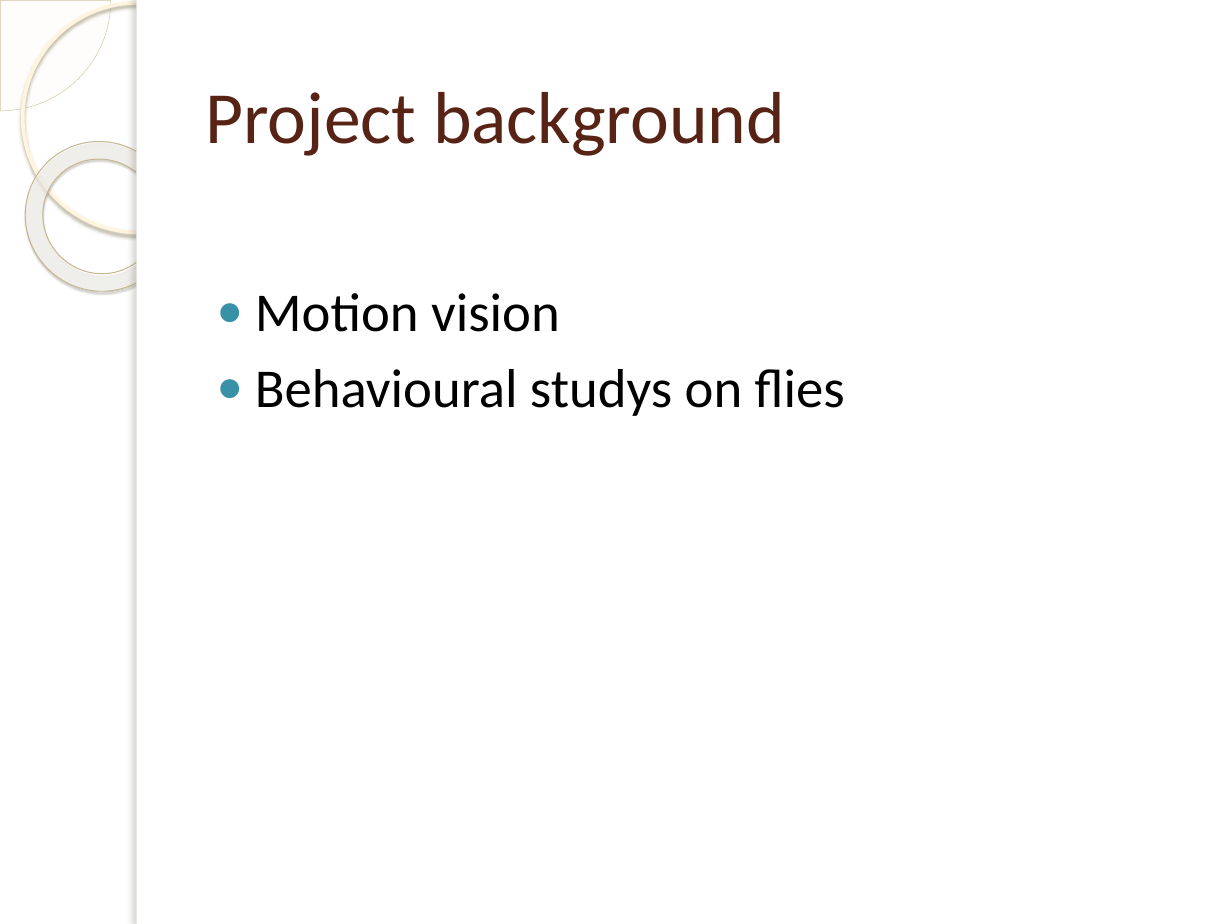
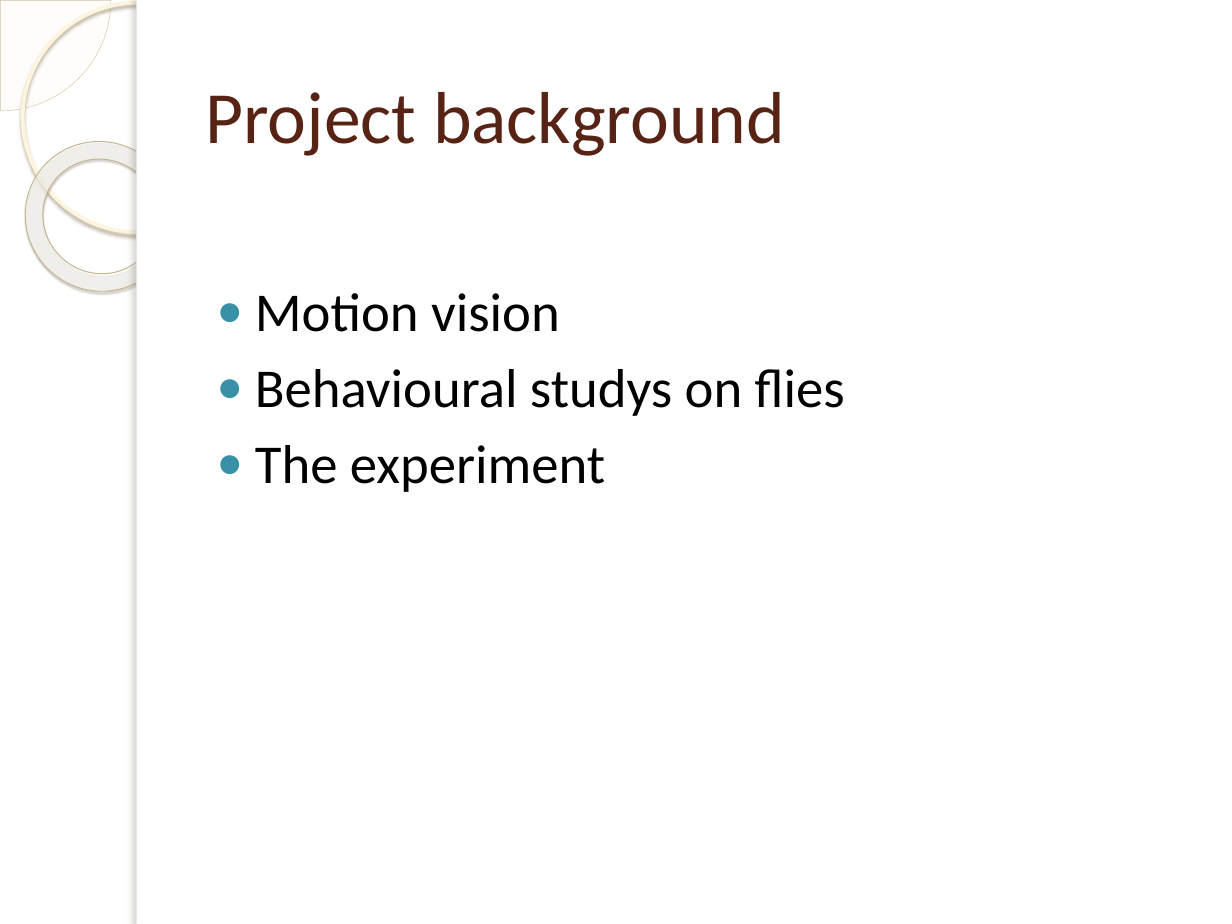
Before and after one commit to jakelamotta/master_thesis, a slide deck: slide 2 of thesis/presentation_1.pptx. Drawn at 1232x924 pixels with LibreOffice and Linux fonts; fonts in the diff are those of the drawing; background and template pictures are left out. Boxes give left, top, right and bottom in pixels: in the first picture for what was removed or moved away, otherwise in the second. Text is boxed around its words. In the diff, an @@ line names an element or a change of style, - is before the commit and + after.

```diff
--- a/thesis/presentation_1.pptx
+++ b/thesis/presentation_1.pptx
@@ text at box(255, 445, 605, 492): paragraph added @@
+● The experiment
```
Also in this commit, not shown: 1 slide added, 2 other files.
